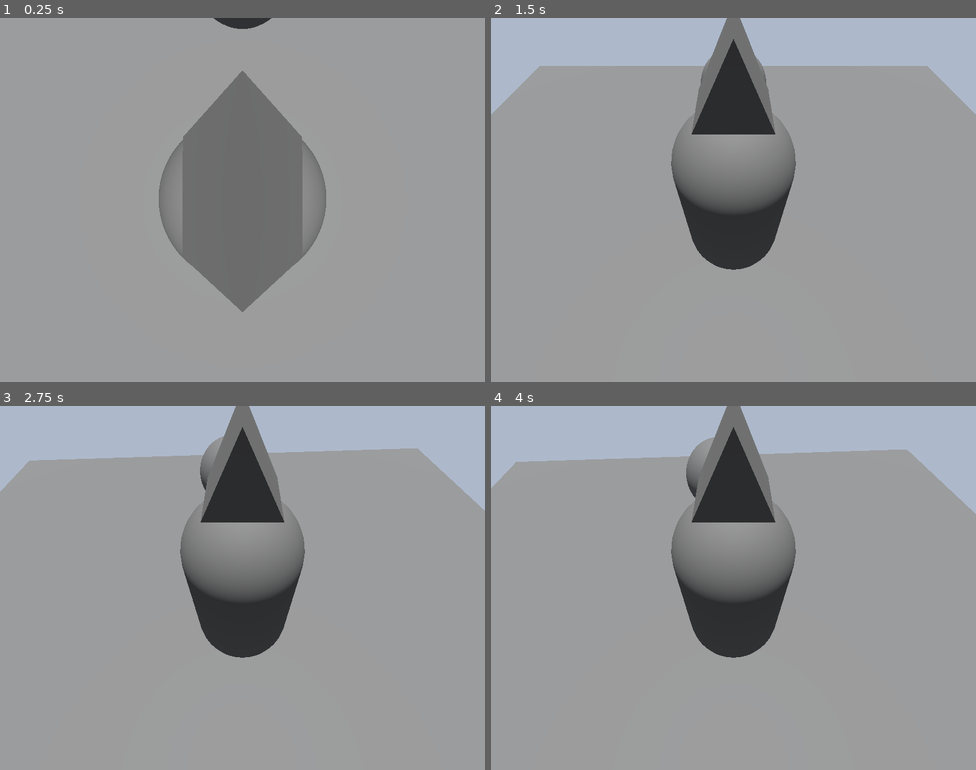
Above: before the commit, frames 1-4 (two rows, left to right).
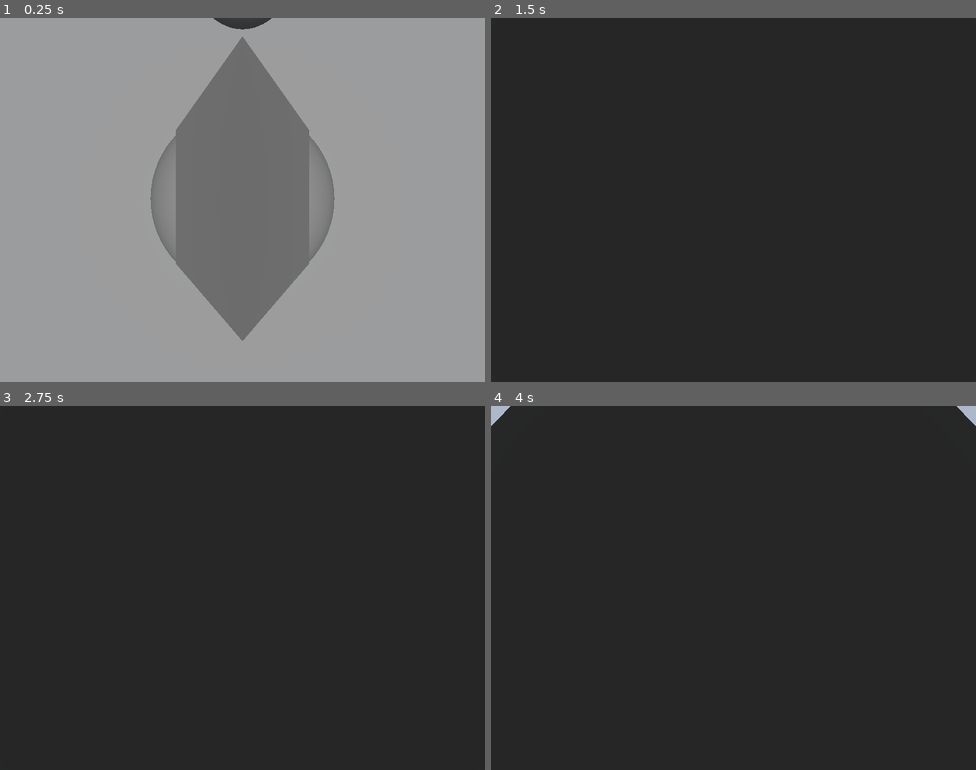
Above: after the commit, the same moments.

Repository: funhouse-ghoul/ChopShop
Game: Godot game, scene res://PrototypeScenes/FHGCS1.tscn
The game is run twice, just before and just after one commit, with the same random seed, the same clock (stepped at 60 frames per second) and the same inputs. This scene is started directly instead of the project's main scene.
Inputs:
- Up to frame 1 (0.25 s): no input
- Up to frame 2 (1.5 s): tap Enter at 0.5 s; tap 1 (cam_1) at 0.6 s; tap Space at 1.25 s; tap 2 (cam_2) at 1.35 s
- Up to frame 3 (2.75 s): tap Enter at 2 s; tap Right (io+r) at 2.1 s
- Up to frame 4 (4 s): tap Space at 2.75 s; tap W (io+x) at 2.85 s; tap Enter at 3.5 s; tap D (io+y) at 3.6 s

The runs differ from the first frame. In frame 1, 5.0% of the frame differs, in the area x 31-69%, y 0-89%; in frame 2, 95%, in the area x 0-100%, y 0-100%; in frame 3, 95%; in frame 4, 95%.

Commit message:
Changed the PlayerCamera script to receive a reference to the character to be manually set per scene

Diff:
--- /dev/null
+++ b/Prefabs/caver.tscn
@@ -0,0 +1,5 @@
+[gd_scene format=3 uid="uid://diy65xc6ja1pr"]
+
+[ext_resource type="PackedScene" uid="uid://2besls77sjdb" path="res://Prefabs/player_character.tscn" id="1_o77wn"]
+
+[node name="Caver" unique_id=825253521 instance=ExtResource("1_o77wn")]
--- a/PrototypeScenes/FHGCS1.tscn
+++ b/PrototypeScenes/FHGCS1.tscn
@@ -1,9 +1,9 @@
 [gd_scene format=3 uid="uid://dh5c1xp34wump"]
 
 [ext_resource type="Environment" uid="uid://b4qygowk1fcof" path="res://Environments/BasicEnv.tres" id="1_20fo3"]
-[ext_resource type="PackedScene" uid="uid://2besls77sjdb" path="res://Prefabs/player_character.tscn" id="2_5ohui"]
 [ext_resource type="Script" uid="uid://c8sfewjxtsqqc" path="res://Scripts/PlayerView.gd" id="3_aq51s"]
 [ext_resource type="Script" uid="uid://dwgbgeq5gwqvj" path="res://Scripts/focus_dummy.gd" id="4_53jkq"]
+[ext_resource type="PackedScene" uid="uid://diy65xc6ja1pr" path="res://Prefabs/caver.tscn" id="4_u2smc"]
 
 [sub_resource type="PlaneMesh" id="PlaneMesh_kgtat"]
 size = Vector2(10, 10)
@@ -11,10 +11,9 @@
 [sub_resource type="BoxShape3D" id="BoxShape3D_kgtat"]
 size = Vector3(10, 0.1, 10)
 
+[sub_resource type="SphereMesh" id="SphereMesh_kgtat"]
+
 [sub_resource type="PrismMesh" id="PrismMesh_kgtat"]
-size = Vector3(0.5, 0.5, 0.5)
-
-[sub_resource type="SphereMesh" id="SphereMesh_kgtat"]
 
 [node name="World" type="Node3D" unique_id=1415019361]
 
@@ -37,17 +36,11 @@
 transform = Transform3D(1, 0, 0, 0, 1, 0, 0, 0, 1, 0, -0.1, 0)
 shape = SubResource("BoxShape3D_kgtat")
 
-[node name="PlayerCharacter" parent="." unique_id=825253521 instance=ExtResource("2_5ohui")]
-transform = Transform3D(1, 0, 0, 0, 1, 0, 0, 0, 1, 0, 1.0024688, 0)
-
-[node name="Head" type="MeshInstance3D" parent="PlayerCharacter" unique_id=1724353307]
-transform = Transform3D(1, 0, 0, 0, 1, 0, 0, 0, 1, 0, 1.2579992, 0)
-mesh = SubResource("PrismMesh_kgtat")
-
-[node name="PlayerView" type="Camera3D" parent="." unique_id=215360606]
+[node name="PlayerView" type="Camera3D" parent="." unique_id=215360606 node_paths=PackedStringArray("player")]
 transform = Transform3D(1, 0, 0, 0, 1, 0, 0, 0, 1, 0, 3, 0.026)
 current = true
 script = ExtResource("3_aq51s")
+player = NodePath("../Caver")
 cam_pos = 2
 
 [node name="FocusDummy" type="MeshInstance3D" parent="." unique_id=737301670 groups=["enemies"]]
@@ -60,4 +53,13 @@
 mesh = SubResource("SphereMesh_kgtat")
 script = ExtResource("4_53jkq")
 
-[editable path="PlayerCharacter"]
+[node name="Caver" parent="." unique_id=825253521 instance=ExtResource("4_u2smc")]
+transform = Transform3D(1, 0, 0, 0, 1, 0, 0, 0, 1, 0, 1.117708, 0)
+
+[node name="HeadMesh" type="MeshInstance3D" parent="Caver" unique_id=185529875]
+transform = Transform3D(0.5, 0, 0, 0, 0.5, 0, 0, 0, 0.5, 0, 1.2439694, 0)
+mesh = SubResource("PrismMesh_kgtat")
+
+[node name="SpotLight3D" type="SpotLight3D" parent="Caver/HeadMesh" unique_id=1162367092]
+
+[editable path="Caver"]
--- a/Scenes/Camera.tscn
+++ b/Scenes/Camera.tscn
@@ -17,7 +17,7 @@
 [sub_resource type="BoxShape3D" id="BoxShape3D_abukt"]
 size = Vector3(11.785828, 3.2636719, 3.7364502)
 
-[node name="World" type="Node3D" unique_id=1415019361]
+[node name="World2" type="Node3D" unique_id=1415019361]
 
 [node name="Environment" type="Node3D" parent="." unique_id=1587728660]
 
@@ -41,10 +41,11 @@
 [node name="PlayerCharacter" parent="." unique_id=825253521 instance=ExtResource("2_tsbx5")]
 transform = Transform3D(1, 0, 0, 0, 1, 0, 0, 0, 1, 0, 1.0024688, 0)
 
-[node name="PlayerView" type="Camera3D" parent="." unique_id=215360606]
+[node name="PlayerView" type="Camera3D" parent="." unique_id=215360606 node_paths=PackedStringArray("player")]
 transform = Transform3D(1, 0, 0, 0, 1, 0, 0, 0, 1, 0, 3, 0.026)
 current = true
 script = ExtResource("3_tsbx5")
+player = NodePath("../PlayerCharacter")
 cam_pos = 2
 
 [node name="FocusDummy" type="MeshInstance3D" parent="." unique_id=737301670 groups=["enemies"]]
--- a/Scripts/PlayerView.gd
+++ b/Scripts/PlayerView.gd
@@ -3,7 +3,8 @@
 
 #Focus Variables
 @onready var focus_loc: Vector3
-@onready var player := $"../PlayerCharacter" #Assumes root is world
+#@export var player := $"../PlayerCharacter" #Assumes root is world
+@export var player: PlayerCharacter
 @onready var enemies
 enum Cam_Style {PLAYERFOLLOW, PLAYERLOOK3RD, MULTIFOCUS}
 @export var cam_sty := Cam_Style.PLAYERFOLLOW
